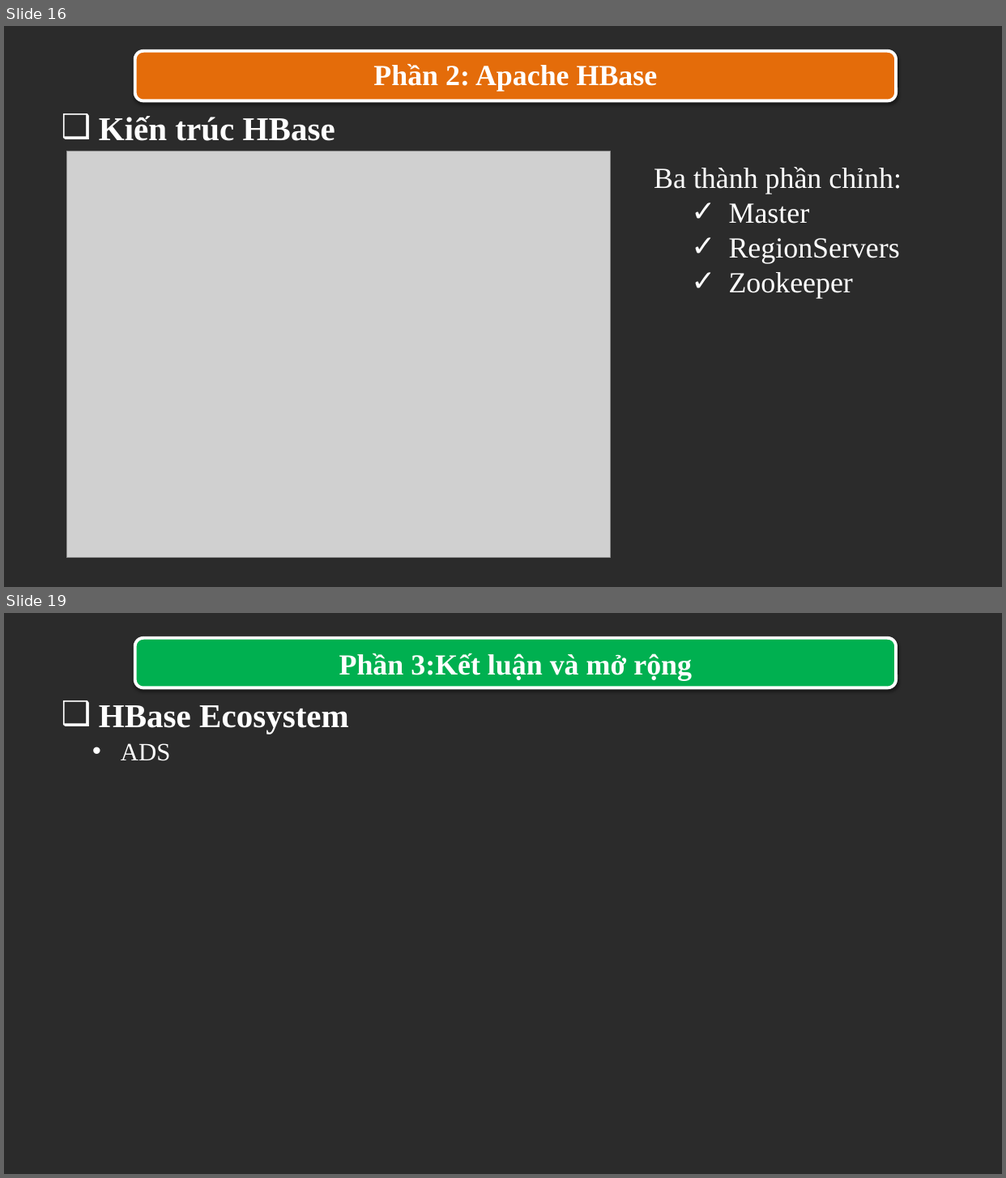
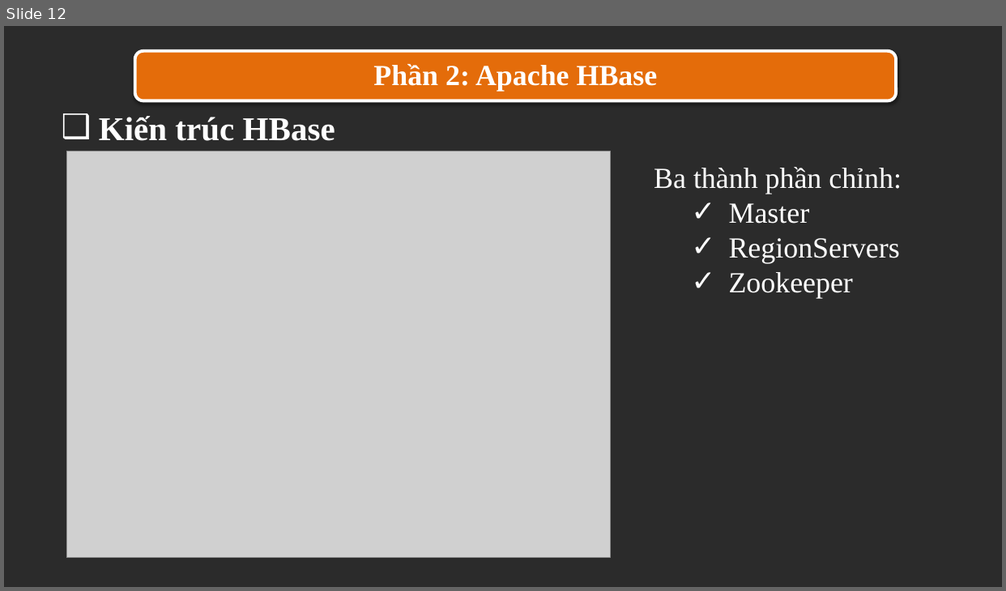
Before and after one commit to trandinhlam/document, a slide deck: HBaseProject/seminar_slide.pptx. Shown one above the other, each under a label of ours: slides 16 and 19 before the commit, slide 12 after it; the slides between them are not shown. The pictures are 1006x1178 and 1006x591 pixels, drawn with LibreOffice and Linux fonts; fonts in the diff are those of the drawing; grey boxes stand for pictures; background and template pictures are left out; a plain dark background stands for a picture behind light text. Boxes give left, top, right and bottom in pixels: in the first picture for what was removed or moved away, otherwise in the second. Text is boxed around its words. In the diff, an @@ line names an element or a change of style, - is before the commit and + after.

```diff
--- a/HBaseProject/seminar_slide.pptx
+++ b/HBaseProject/seminar_slide.pptx
@@ slide 19 removed at (x1=4, y1=613, x2=1002, y2=1174), background picture (left out) @@
@@ rounded rectangle removed at (x1=135, y1=637, x2=897, y2=688) @@
@@ text removed at (x1=339, y1=653, x2=692, y2=680) @@
-Phần 3:Kết luận và mở rộng
@@ text removed at (x1=99, y1=705, x2=349, y2=733) @@
-❑ HBase Ecosystem
@@ text removed at (x1=121, y1=743, x2=171, y2=761) @@
-• ADS
@@ what was slide 16 is now slide 12 @@
```
Also in this commit, not shown: 10 slides changed, 1 slide added, 1 other slide removed, 1 other file.
